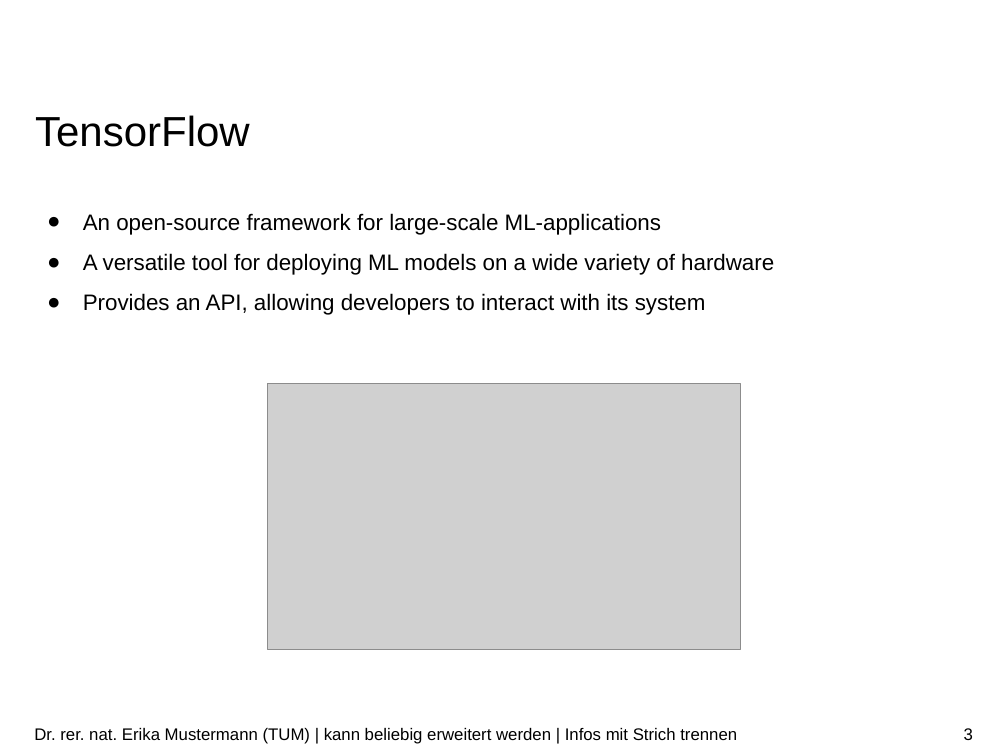
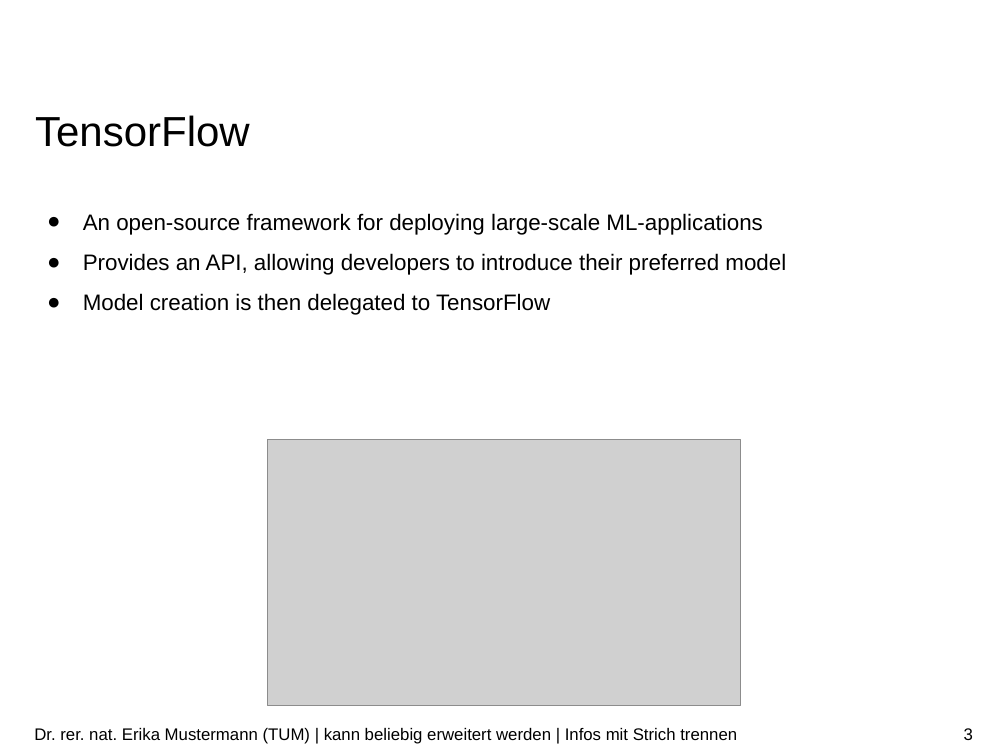
Before and after one commit to ekm01/EPHPC, a slide deck: slide 3 of Presentation/EPHPC_Presentation.odp. Drawn at 1008x756 pixels with LibreOffice and Linux fonts; fonts in the diff are those of the drawing; grey boxes stand for pictures; background and template pictures are left out. Boxes give left, top, right and bottom in pixels: in the first picture for what was removed or moved away, otherwise in the second. Text is boxed around its words. In the diff, an @@ line names an element or a change of style, - is before the commit and + after.

```diff
--- a/Presentation/EPHPC_Presentation.odp
+++ b/Presentation/EPHPC_Presentation.odp
@@ text at bbox=[83, 213, 786, 315]: text changed @@
-● An open-source framework for large-scale ML-applications
-● A versatile tool for deploying ML models on a wide variety of hardware
-● Provides an API, allowing developers to interact with its system
+● An open-source framework for deploying large-scale ML-applications
+● Provides an API, allowing developers to introduce their preferred model
+● Model creation is then delegated to TensorFlow
@@ picture: place and size @@
-picture at bbox=[268, 383, 741, 649]
+picture at bbox=[268, 439, 741, 706]
```
Also in this commit, not shown: 2 other slides changed, 3 other files.
